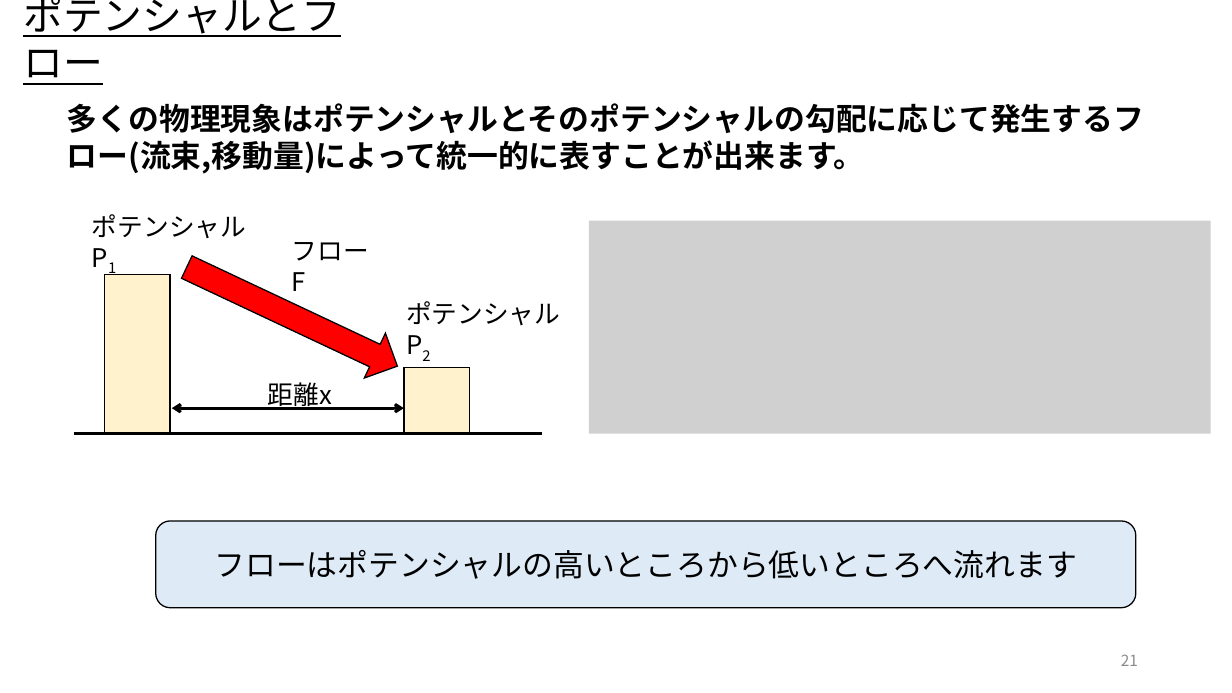
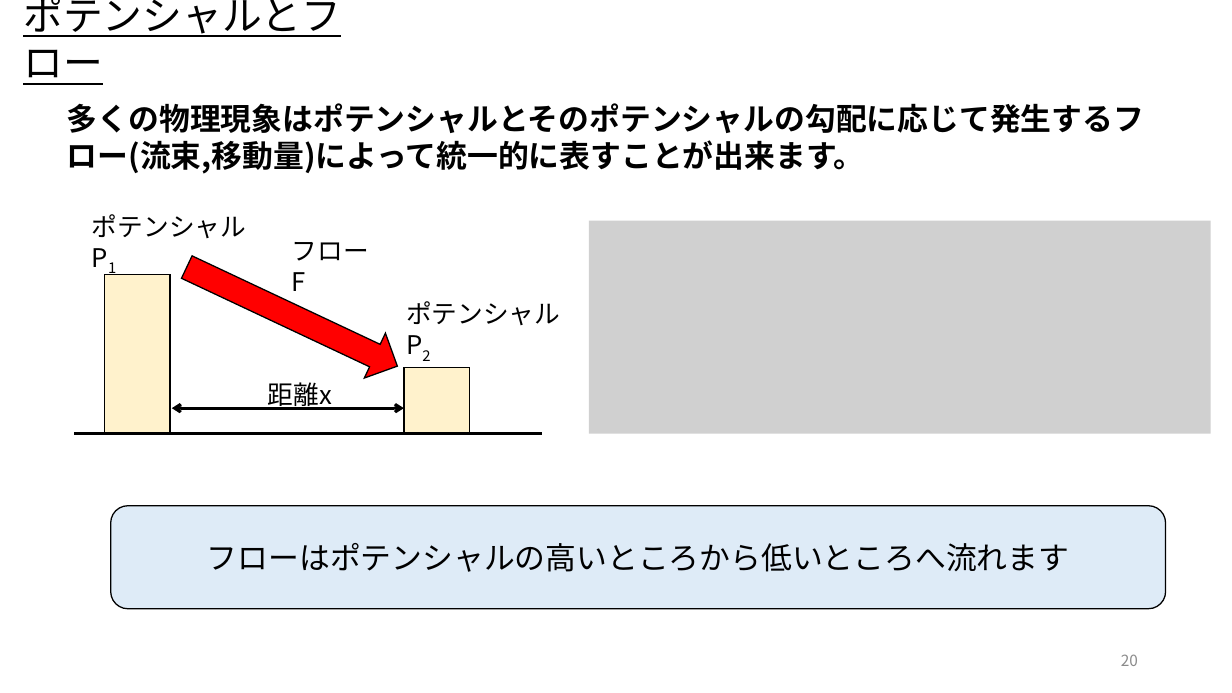
Before and after one commit to UedaShigenori/OpenModelica_Tutorials_Ja, a slide deck: slide 20 of Dev/7_PhysicsDomainModel/OpenModelica_Tutorials_7_PlantModel.pptx (slide 21 before the commit). Drawn at 1232x693 pixels with LibreOffice and Linux fonts; fonts in the diff are those of the drawing; grey boxes stand for pictures. Boxes give left, top, right and bottom in pixels: in the first picture for what was removed or moved away, otherwise in the second. Text is boxed around its words. In the diff, an @@ line names an element or a change of style, - is before the commit and + after.

```diff
--- a/Dev/7_PhysicsDomainModel/OpenModelica_Tutorials_7_PlantModel.pptx
+++ b/Dev/7_PhysicsDomainModel/OpenModelica_Tutorials_7_PlantModel.pptx
@@ rounded rectangle "フローはポテンシャルの高いところから低いところへ流れます": place and size @@
-rounded rectangle "フローはポテンシャルの高いところから低いところへ流れます" at <box>156,521,1137,608</box>
+rounded rectangle "フローはポテンシャルの高いところから低いところへ流れます" at <box>111,506,1166,608</box>
@@ page number at <box>1121,654,1138,666</box>: text changed @@
-21
+20
```
Also in this commit, not shown: 8 other slides changed, 3 slides added, 2 slides removed, 1 other file.
